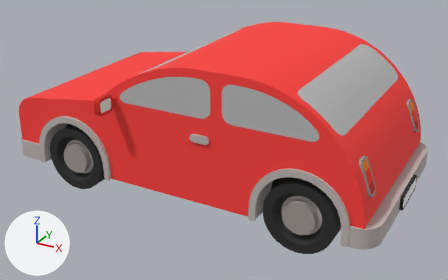
Renders of the FBX model Assets/Art/Hyper Casual City Cars/Models/Cars Modified/City Car Hatchback Mod.fbx from each side of a commit.
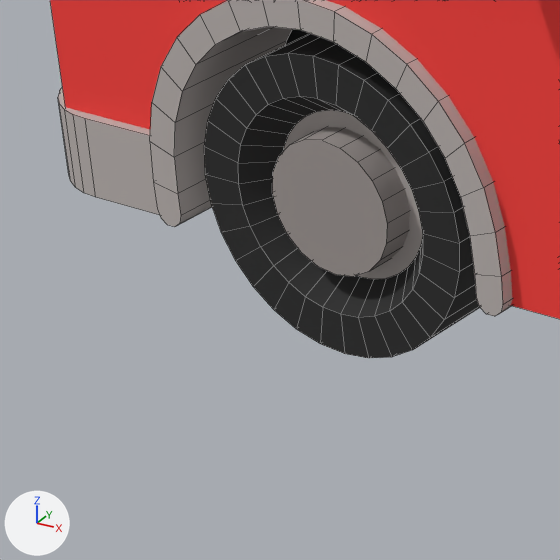
The first picture shows the older version from a camera (50 mm lens) standing at (5.7, -11.12, 6.46) and looking at (-0.31, -0.19, 0.99). The close-ups show both versions on the part from 2% to 27% of the width and 42% to 82% of the height of that picture; other places that the commit changed are outside them. Arrows for +X, +Y and +Z are at lower left; the lights stay in place. The close-ups show mesh edges as thin lines. Where no turn or scale is listed for an object, it has been applied to the vertices.

The older version as bpy lines, for what is in view:
```python
me_mesh = bpy.data.meshes.new('Mesh')
me_mesh.from_pydata(...)  # 1540 vertices, 1063 faces; spans x -4.73..3.72, y -2.6..2.6, z 0.44..3.18
# faces by material slot: [1041, 22]
me_mesh.materials.append(mat_red_car_mat)  # picture img_red_car_palette_png
me_mesh.materials.append(mat_car_window_mat)  # grey #bcbcbc
me_mesh_001 = bpy.data.meshes.new('Mesh.001')
me_mesh_001.from_pydata(...)  # 336 vertices, 238 faces; spans x -0.7..0.7, y -2.07..2.07, z -0.7..0.7
me_mesh_001.materials.append(mat_red_car_mat)  # picture img_red_car_palette_png
ob_city_car_hatchback = bpy.data.objects.new('City_Car_Hatchback', me_mesh)
ob_city_car_hatchback.location = (0.0, 0.0, 0.0)
ob_wheels_front = bpy.data.objects.new('Wheels_Front', me_mesh_001)
ob_wheels_front.location = (-2.942, 0.0, 0.704)
```
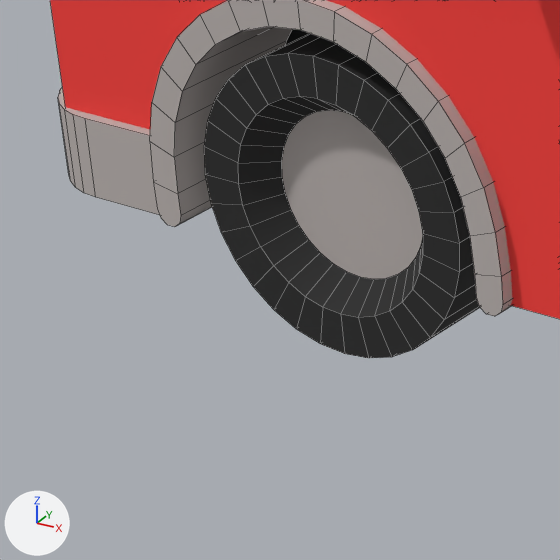
Pixel boxes [x1, y1, x2, y2] of what changed, in the close-ups (560 x 560 px):
```json
{"part": 1, "of": "me_mesh_001", "change": "deleted", "before": [272, 127, 410, 277]}
```

Edits to the scene script, one JSON object a line:
```json
{"block": "me_mesh_001", "where": "me_mesh_001.from_pydata(...)  # 336 vertices, 238 faces; spans x -0.7..0.7, y -2.07..2.07, z -0.7..0.7"}
{"block": "me_mesh_001", "where": "# used by ob_wheels_front; location = (-2.942, 0.0, 0.704)"}
{"block": "me_mesh_001", "change": "me_mesh_001 part 1: the loose piece of 40 vertices spanning x -0.32..0.32, y -2.07..-1.9, z -0.32..0.32 is deleted"}
```
